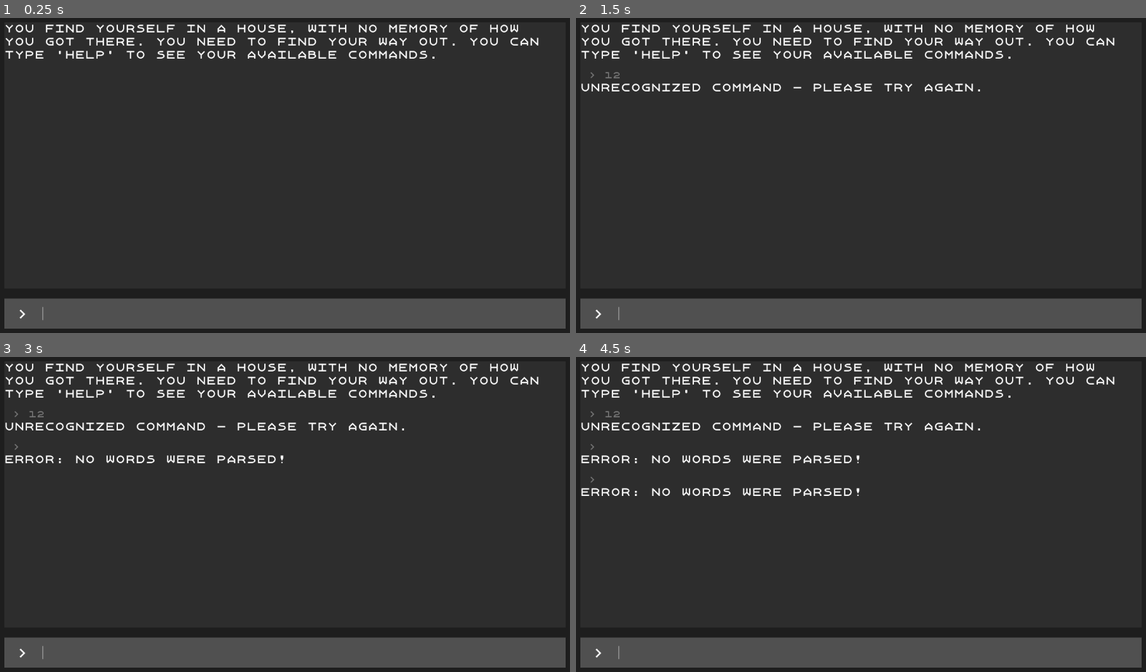
Above: before the commit, frames 1-4 (two rows, left to right).
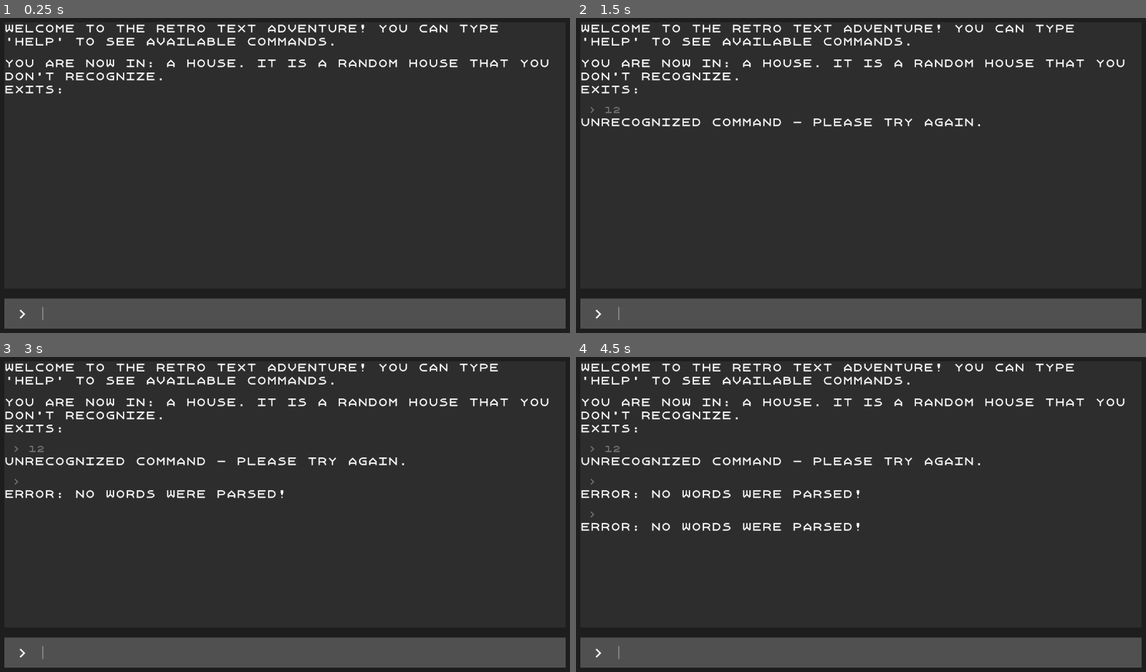
Above: after the commit, the same moments.

Repository: onionbulbperception/text_adventure_by_tutorial
Game: Godot game, scene res://scenes/game.tscn
Two runs of this game, one before a commit and one after it. Both use one fixed random seed, a clock stepped at 60 frames per second and the inputs below.
Inputs (mouse positions are in pixels of both pictures, inside the frame that each line leads up to):
- Up to frame 1 (0.25 s): no input
- Up to frame 2 (1.5 s): click (878, 314) at 0.52 s; type "12" at 0.6 s; tap Enter at 1.25 s
- Up to frame 3 (3 s): tap Space at 2 s; tap Enter at 2.75 s
- Up to frame 4 (4.5 s): tap Space at 3.5 s; tap Enter at 4.25 s

The runs differ from the first frame. In frame 1, 4.0% of the frame differs, in the area x 0-97%, y 2-25%; in frame 2, 5.5%; in frame 3, 6.3%; in frame 4, 7.0%, in the area x 0-97%, y 2-56%.

Commit message:
finished tutorial's part 7

Diff:
--- a/scenes/game.tscn
+++ b/scenes/game.tscn
@@ -1,7 +1,8 @@
-[gd_scene load_steps=10 format=3 uid="uid://ci61hs1ppmrbb"]
+[gd_scene load_steps=11 format=3 uid="uid://ci61hs1ppmrbb"]
 
 [ext_resource type="Script" path="res://scripts/game.gd" id="1_8s3ah"]
 [ext_resource type="Script" path="res://scripts/command_processor.gd" id="2_1t0v8"]
+[ext_resource type="PackedScene" uid="uid://boo6ilnbvv3v" path="res://scenes/room.tscn" id="3_4jirj"]
 [ext_resource type="FontFile" uid="uid://2c4lklsj37yx" path="res://fonts/Xanmono.ttf" id="3_k8pxv"]
 [ext_resource type="Script" path="res://scripts/input.gd" id="4_j06qb"]
 
@@ -29,6 +30,14 @@
 
 [node name="CommandProcessor" type="Node" parent="."]
 script = ExtResource("2_1t0v8")
+
+[node name="RoomManager" type="Node" parent="."]
+
+[node name="HouseRoom" parent="RoomManager" instance=ExtResource("3_4jirj")]
+offset_top = -210.0
+offset_bottom = -60.0
+room_name = "a house"
+room_description = "a random house that you don't recognize. "
 
 [node name="Background" type="PanelContainer" parent="."]
 layout_mode = 1
--- /dev/null
+++ b/scenes/room.tscn
@@ -0,0 +1,33 @@
+[gd_scene load_steps=3 format=3 uid="uid://boo6ilnbvv3v"]
+
+[ext_resource type="FontFile" uid="uid://2c4lklsj37yx" path="res://fonts/Xanmono.ttf" id="1_1ylsb"]
+[ext_resource type="Script" path="res://scripts/game_room.gd" id="1_w2kdp"]
+
+[node name="Room" type="PanelContainer"]
+custom_minimum_size = Vector2(300, 150)
+offset_right = 400.0
+offset_bottom = 150.0
+script = ExtResource("1_w2kdp")
+
+[node name="MarginContainer" type="MarginContainer" parent="."]
+layout_mode = 2
+
+[node name="Rows" type="VBoxContainer" parent="MarginContainer"]
+layout_mode = 2
+
+[node name="RoomName" type="Label" parent="MarginContainer/Rows"]
+custom_minimum_size = Vector2(400, 60)
+layout_mode = 2
+theme_override_fonts/font = ExtResource("1_1ylsb")
+theme_override_font_sizes/font_size = 24
+text = "Room Name"
+horizontal_alignment = 1
+vertical_alignment = 1
+
+[node name="RoomDescription" type="Label" parent="MarginContainer/Rows"]
+custom_minimum_size = Vector2(400, 60)
+layout_mode = 2
+theme_override_fonts/font = ExtResource("1_1ylsb")
+theme_override_font_sizes/font_size = 16
+text = "This is the description of the room."
+autowrap_mode = 2
--- a/scripts/command_processor.gd
+++ b/scripts/command_processor.gd
@@ -1,4 +1,14 @@
 extends Node
+
+
+signal responce_generated(responce_text)
+
+
+var current_room = null
+
+
+func initialize(starting_room):
+	change_room(starting_room)
 
 
 func process_command(input: String) -> String:
@@ -29,3 +39,12 @@
 
 func help() -> String:
 	return "You can use these commands: go [location], help"
+
+func change_room(new_room: GameRoom):
+	current_room = new_room
+	var strings = PackedStringArray([
+		"You are now in: " + new_room.room_name + ". It is " + new_room.room_description,
+		"Exits: ",
+	])
+	var string = "\n".join(strings)
+	emit_signal("responce_generated", string)
--- a/scripts/game.gd
+++ b/scripts/game.gd
@@ -1,5 +1,4 @@
 extends Control
-
 
 const Responce = preload("res://scenes/response.tscn")
 const InputResponse = preload("res://scenes/input_response.tscn")
@@ -15,14 +14,17 @@
 @onready var history_rows = $Background/MarginContainer/Rows/GameInfo/Scroll/HistoryRows
 @onready var scroll = $Background/MarginContainer/Rows/GameInfo/Scroll
 @onready var scrollbar = scroll.get_v_scroll_bar()
+@onready var room_manager = $RoomManager
 
 
 func _ready() -> void:
 	scrollbar.connect("changed", handle_scrollbar_changed)
 	max_scroll_length = scrollbar.max_value
-	var starting_message = Responce.instantiate()
-	starting_message.text = "You find yourself in a house, with no memory of how you got there. You need to find your way out. You can type 'help' to see your available commands."
-	add_responce_to_game(starting_message)
+
+	handle_responce_generated("Welcome to the retro text adventure! You can type 'help' to see available commands.")
+
+	command_processor.connect("responce_generated", handle_responce_generated)
+	command_processor.initialize(room_manager.get_child(0))
 
 
 func handle_scrollbar_changed():
@@ -44,6 +46,12 @@
 	add_responce_to_game(input_responce)
 
 
+func handle_responce_generated(responce_text):
+	var responce = Responce.instantiate()
+	responce.text = responce_text
+	add_responce_to_game(responce)
+
+
 func add_responce_to_game(responce: Control):
 	history_rows.add_child(responce)
 	delete_history_beyond_limit()
--- /dev/null
+++ b/scripts/game_room.gd
@@ -0,0 +1,6 @@
+extends PanelContainer
+class_name GameRoom
+
+
+@export var room_name = "Room Name"
+@export var room_description = "This is the description of the room."
